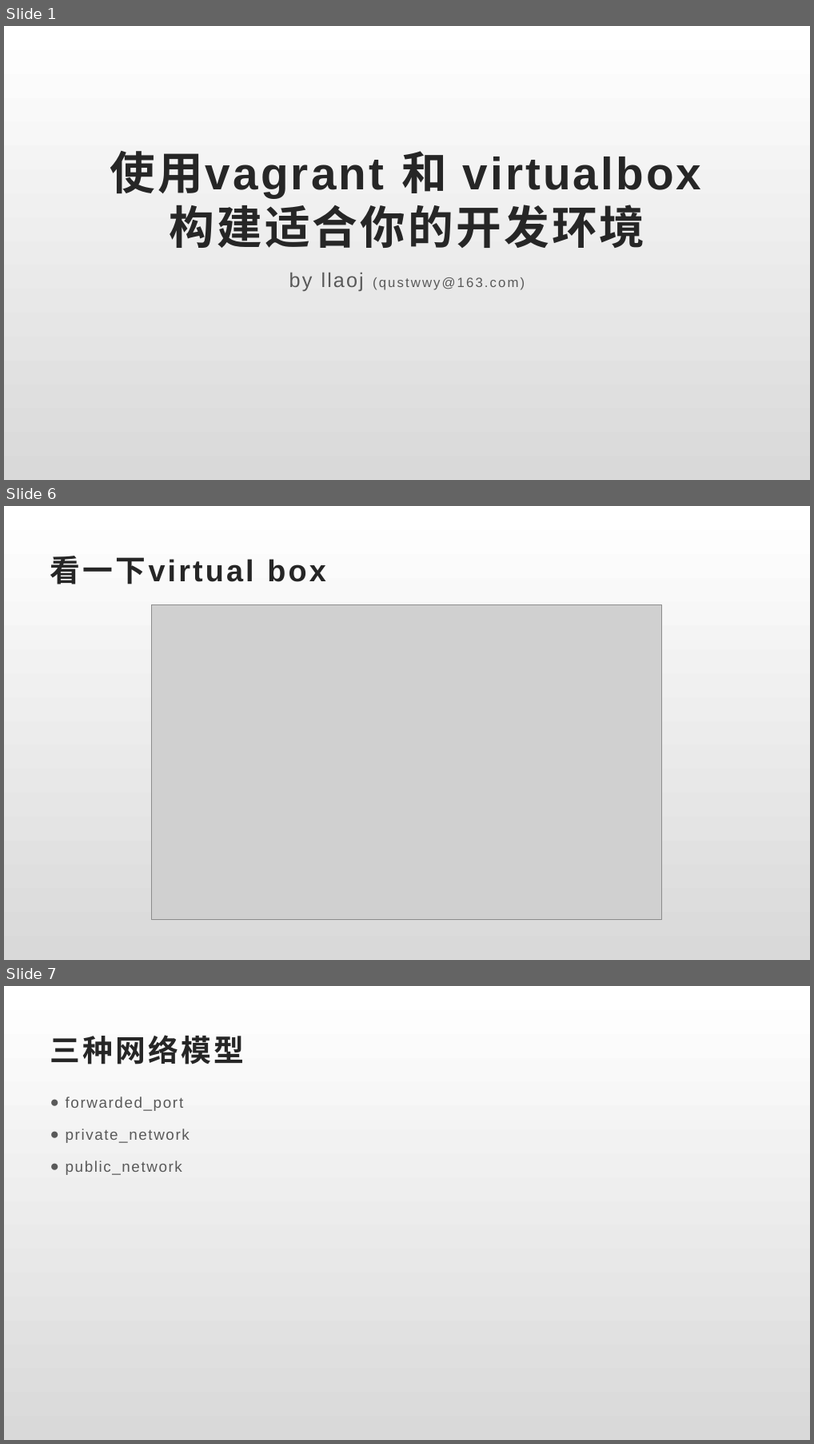
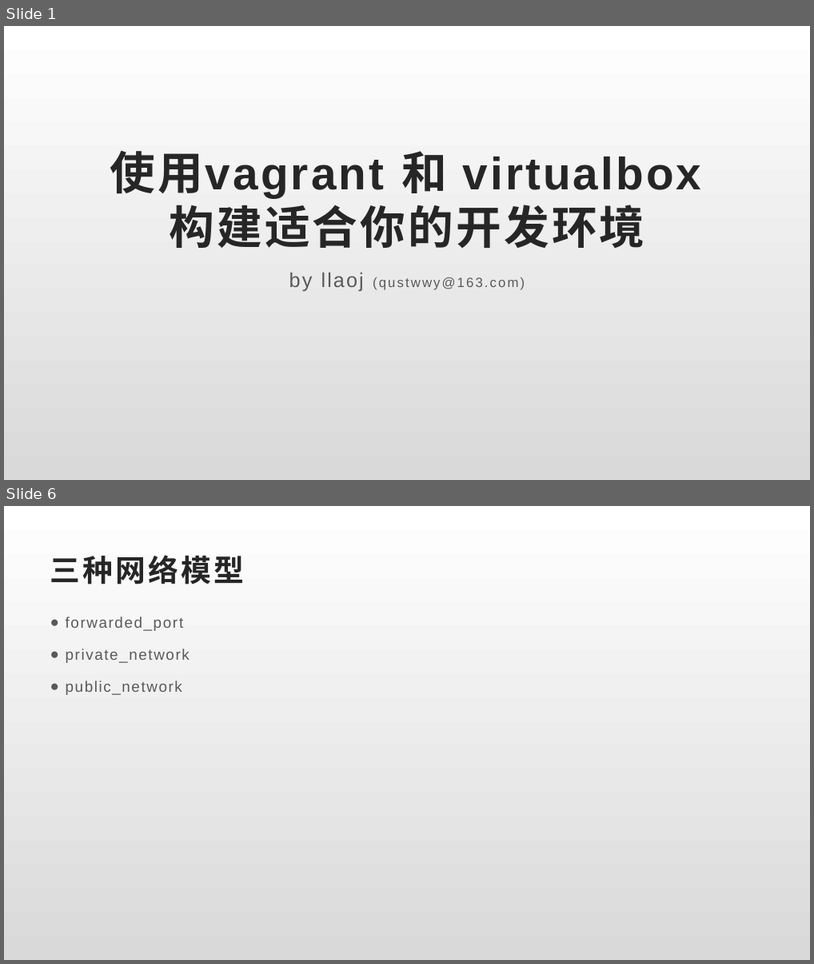
Before and after one commit to llaoj/my-share, a slide deck: vagrant-for-dev/index.pptx. Shown one above the other, each under a label of ours: slides 1, 6 and 7 before the commit, slides 1 and 6 after it; the slides between them are not shown. The pictures are 814x1444 and 814x964 pixels, drawn with LibreOffice and Linux fonts; fonts in the diff are those of the drawing; grey boxes stand for pictures. Boxes give left, top, right and bottom in pixels: in the first picture for what was removed or moved away, otherwise in the second. Text is boxed around its words. In the diff, an @@ line names an element or a change of style, - is before the commit and + after.

```diff
--- a/vagrant-for-dev/index.pptx
+++ b/vagrant-for-dev/index.pptx
@@ slide 6 removed at (4,506,810,960), background #FFFFFF @@
@@ title removed at (50,556,326,584) @@
-看一下virtual box
@@ picture removed at (152,604,662,919) @@
@@ what was slide 7 is now slide 6 @@
```
Also in this commit, not shown: 6 slides changed, 9 other files.
